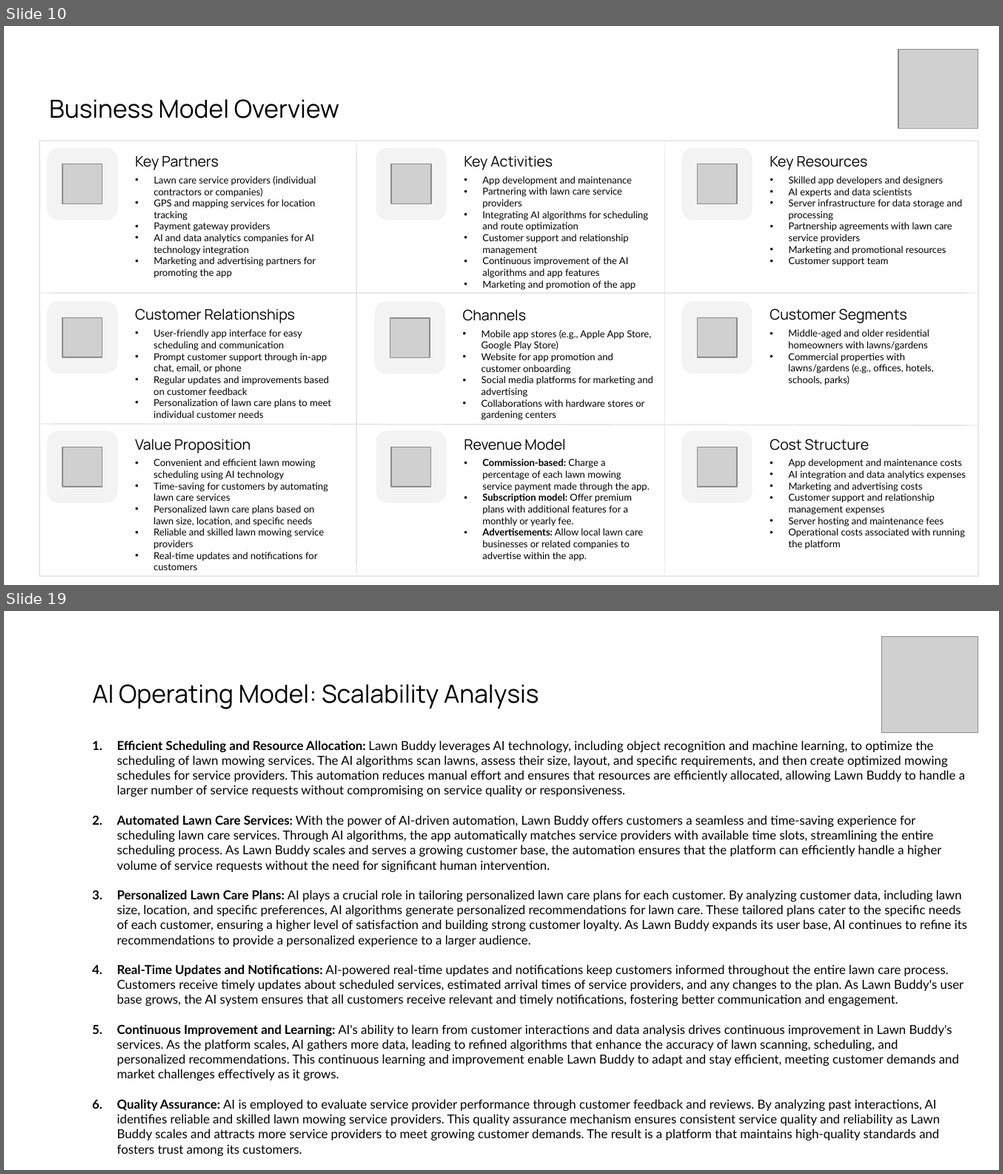
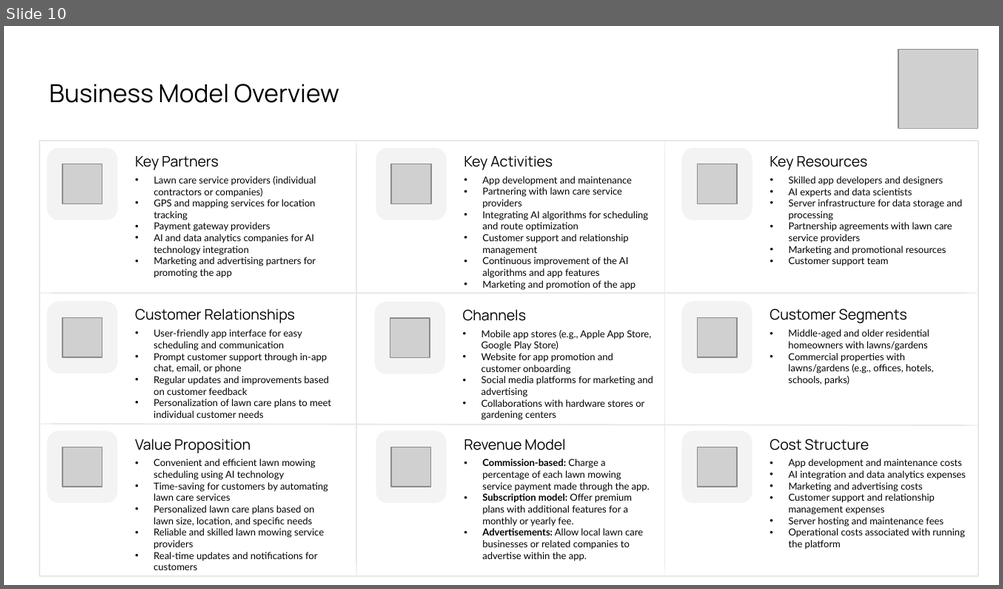
Before and after one commit to gasserahmed/VT-MIT, a slide deck: MGT5824-Tech-based Entrepreneurship/Assignments/Final Venture Concept Pitch/gasser18-final_pitch_slides.pptx. Shown one above the other, each under a label of ours: slides 10 and 19 before the commit, slide 10 after it; the slides between them are not shown. The pictures are 1003x1174 and 1003x589 pixels, drawn with LibreOffice and Linux fonts; fonts in the diff are those of the drawing; grey boxes stand for pictures. Boxes give left, top, right and bottom in pixels: in the first picture for what was removed or moved away, otherwise in the second. Text is boxed around its words. In the diff, an @@ line names an element or a change of style, - is before the commit and + after.

```diff
--- a/MGT5824-Tech-based Entrepreneurship/Assignments/Final Venture Concept Pitch/gasser18-final_pitch_slides.pptx
+++ b/MGT5824-Tech-based Entrepreneurship/Assignments/Final Venture Concept Pitch/gasser18-final_pitch_slides.pptx
@@ slide 19 removed at [4,611,999,1170], background #FFFFFF @@
@@ picture removed at [881,637,978,733] @@
@@ title removed at [92,684,539,709] @@
-AI Operating Model: Scalability Analysis
@@ text removed at [117,741,967,1156] @@
-1. Efficient Scheduling and Resource Allocation: Lawn Buddy leverages AI technology, including object recognition and machine learning, to optimize the scheduling of lawn mowing services. The AI algorithms scan lawns, assess their size, layout, and specific requirements, and then create optimized mowing schedules for service providers. This automation reduces manual effort and ensures that resources are efficiently allocated, allowing Lawn Buddy to handle a larger number of service requests without compromising on service quality or responsiveness.
-2. Automated Lawn Care Services: With the power of AI-driven automation, Lawn Buddy offers customers a seamless and time-saving experience for scheduling lawn care services. Through AI algorithms, the app automatically matches service providers with available time slots, streamlining the entire scheduling process. As Lawn Buddy scales and serves a growing customer base, the automation ensures that the platform can efficiently handle a higher volume of service requests without the need for significant human intervention.
-3. Personalized Lawn Care Plans: AI plays a crucial role in tailoring personalized lawn care plans for each customer. By analyzing customer data, including lawn size, location, and specific preferences, AI algorithms generate personalized recommendations for lawn care. These tailored plans cater to the specific needs of each customer, ensuring a higher level of satisfaction and building strong customer loyalty. As Lawn Buddy expands its user base, AI continues to refine its recommendations to provide a personalized experience to a larger audience.
-4. Real-Time Updates and Notifications: AI-powered real-time updates and notifications keep customers informed throughout the entire lawn care process. Customers receive timely updates about scheduled services, estimated arrival times of service providers, and any changes to the plan. As Lawn Buddy's user base grows, the AI system ensures that all customers receive relevant and timely notifications, fostering better communication and engagement.
-5. Continuous Improvement and Learning: AI's ability to learn from customer interactions and data analysis drives continuous improvement in Lawn Buddy's services. As the platform scales, AI gathers more data, leading to refined algorithms that enhance the accuracy of lawn scanning, scheduling, and personalized recommendations. This continuous learning and improvement enable Lawn Buddy to adapt and stay efficient, meeting customer demands and market challenges effectively as it grows.
-6. Quality Assurance: AI is employed to evaluate service provider performance through customer feedback and reviews. By analyzing past interactions, AI identifies reliable and skilled lawn mowing service providers. This quality assurance mechanism ensures consistent service quality and reliability as Lawn Buddy scales and attracts more service providers to meet growing customer demands. The result is a platform that maintains high-quality standards and fosters trust among its customers.
@@ slide 10 changed as well @@
@@ title "Business Model Overview": place and size @@
-title "Business Model Overview" at [49,99,339,118]
+title "Business Model Overview" at [49,84,339,103]
```
Also in this commit, not shown: 9 other slides changed, 1 slide added, 8 other slides removed, 1 other file.
